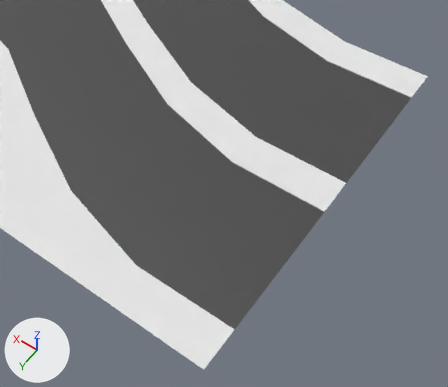
An edit to the Blender file godot/assets/worldPieces/simple2.blend, drawn before and after from the same camera.
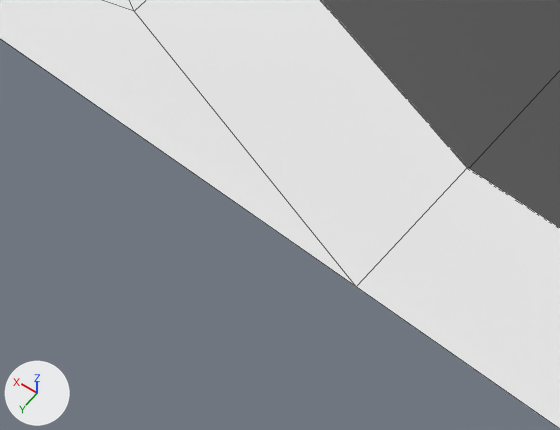
Each version is shown whole from a 50 mm camera at (-5.9, 17.0, 22.3) aimed at (4.9, 1.8, -1.4), then close up on the part from 0% to 36% of the width and 56% to 88% of the height. Every picture has the same lights, and +X, +Y and +Z are marked at lower left. The close-ups show mesh edges as thin lines.

Objects in the first close-up: 'station-col'.
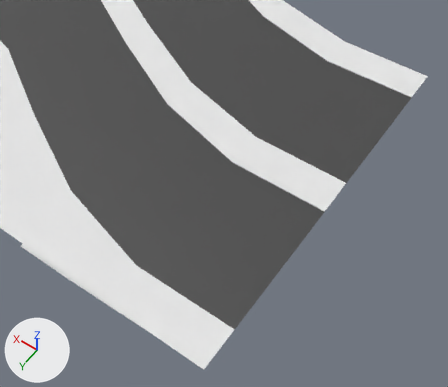
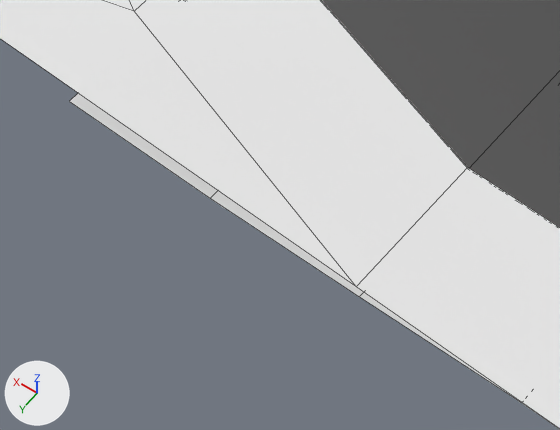
What differs and where, as boxes (x1, y1, x2, y2) in the close-ups (560 x 430 px):
'small_hill_down-col', shown: after (69, 93, 559, 429)

What the commit changed:
Object 'small_hill_down-col' (ob_small_hill_down_col) is now shown.
